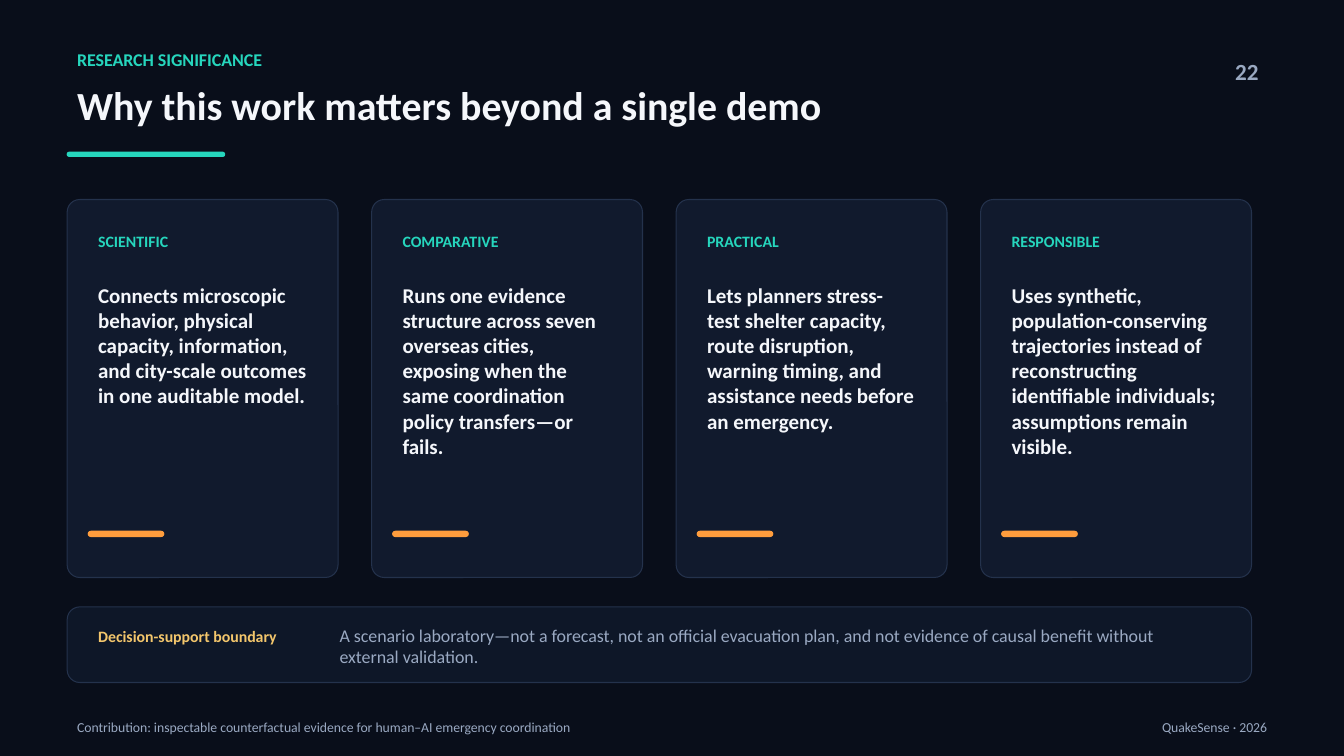
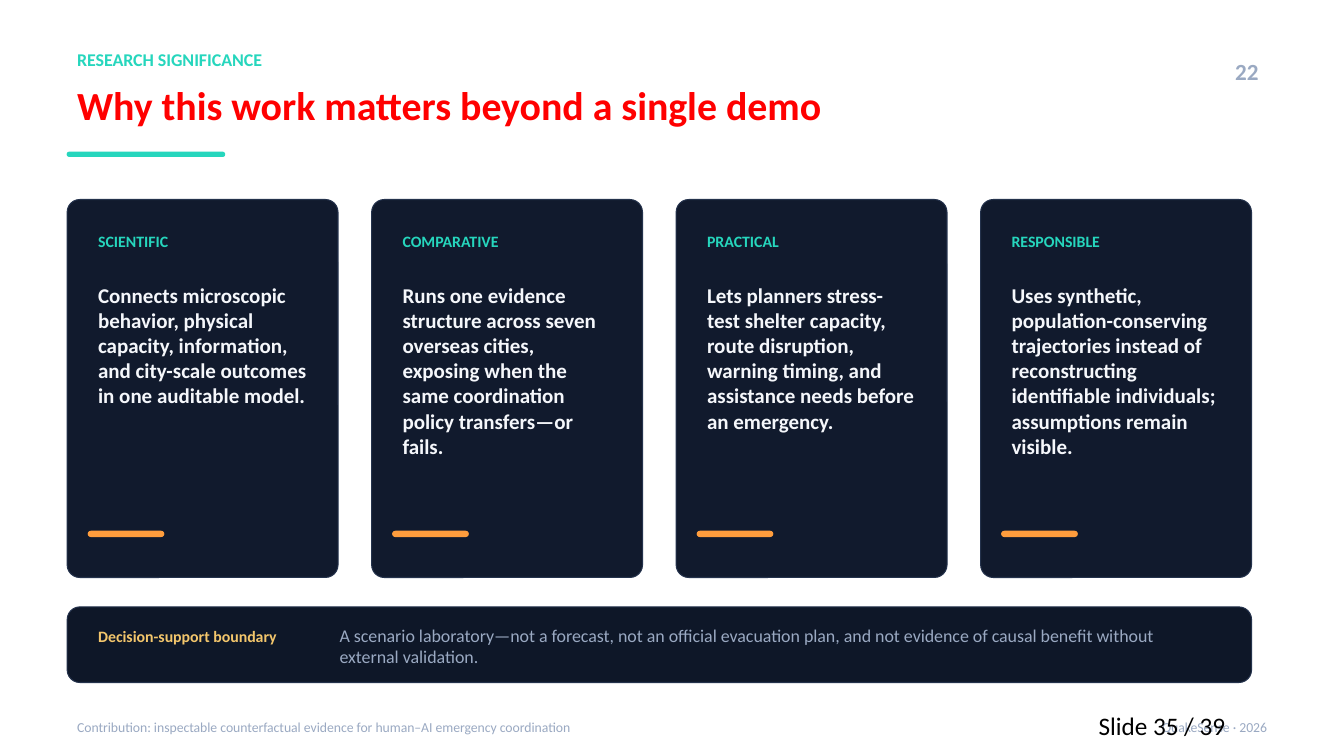
Before and after one commit to bcl200n/Radeon-hackathon-2026-07, a slide deck: slide 35 of submissions/track2-quakesense/docs/QuakeSense_AMD_Track2_Deck_EN.pptx (slide 20 before the commit). Drawn at 1344x756 pixels with LibreOffice and Linux fonts; fonts in the diff are those of the drawing. Boxes give left, top, right and bottom in pixels: in the first picture for what was removed or moved away, otherwise in the second. Text is boxed around its words. In the diff, an @@ line names an element or a change of style, - is before the commit and + after.

```diff
--- a/submissions/track2-quakesense/docs/QuakeSense_AMD_Track2_Deck_EN.pptx
+++ b/submissions/track2-quakesense/docs/QuakeSense_AMD_Track2_Deck_EN.pptx
@@ background #090E1A to #FFFFFF @@
@@ text "Why this work matters beyond ..." at bbox=[77, 92, 821, 127]: text colour #F5F7FB to #FF0000 @@
@@ text added at bbox=[1099, 717, 1226, 735], 18 pt, text #000000 @@
+Slide 35 / 39
```
Also in this commit, not shown: 5 other slides changed, 33 slides added, 15 slides removed, 1 other file.
